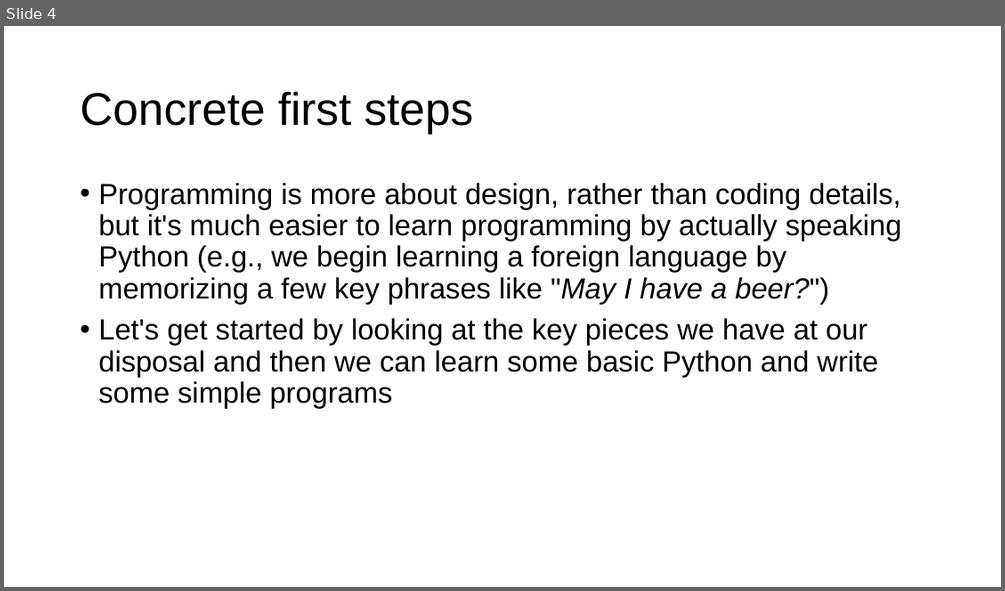
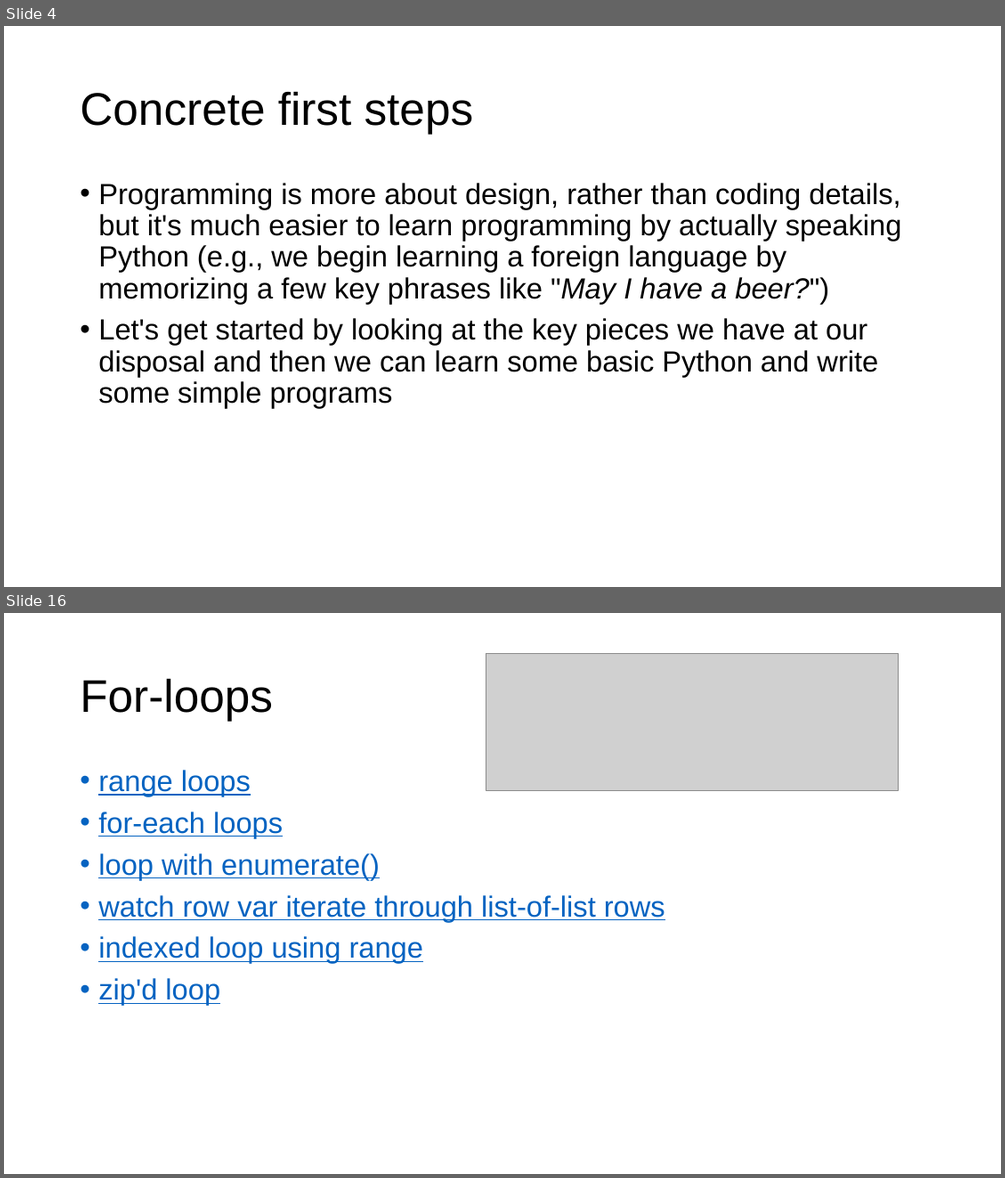
Before and after one commit to parrt/msds501, a slide deck: slides/intro-programming.pptx. Shown one above the other, each under a label of ours: slide 4 before the commit, slides 4 and 16 after it; the slides between them are not shown. The pictures are 1005x591 and 1005x1178 pixels, drawn with LibreOffice and Linux fonts; fonts in the diff are those of the drawing; grey boxes stand for pictures; background and template pictures are left out. Boxes give left, top, right and bottom in pixels: in the first picture for what was removed or moved away, otherwise in the second. Text is boxed around its words. In the diff, an @@ line names an element or a change of style, - is before the commit and + after.

```diff
--- a/slides/intro-programming.pptx
+++ b/slides/intro-programming.pptx
@@ slide 16 added at (4,613,1001,1174), background #FFFFFF @@
@@ picture added at (485,653,898,790) @@
@@ title added at (80,678,273,721), 44 pt, text #000000 @@
+For-loops
@@ text added at (98,770,665,1005), 28 pt, text #0563C1, underline @@
+• range loops
+• for-each loops
+• loop with enumerate()
+• watch row var iterate through list-of-list rows
+• indexed loop using range
+• zip'd loop
```
Also in this commit, not shown: 1 slide changed, 12 other slides added, 2 slides removed, 3 other files.
